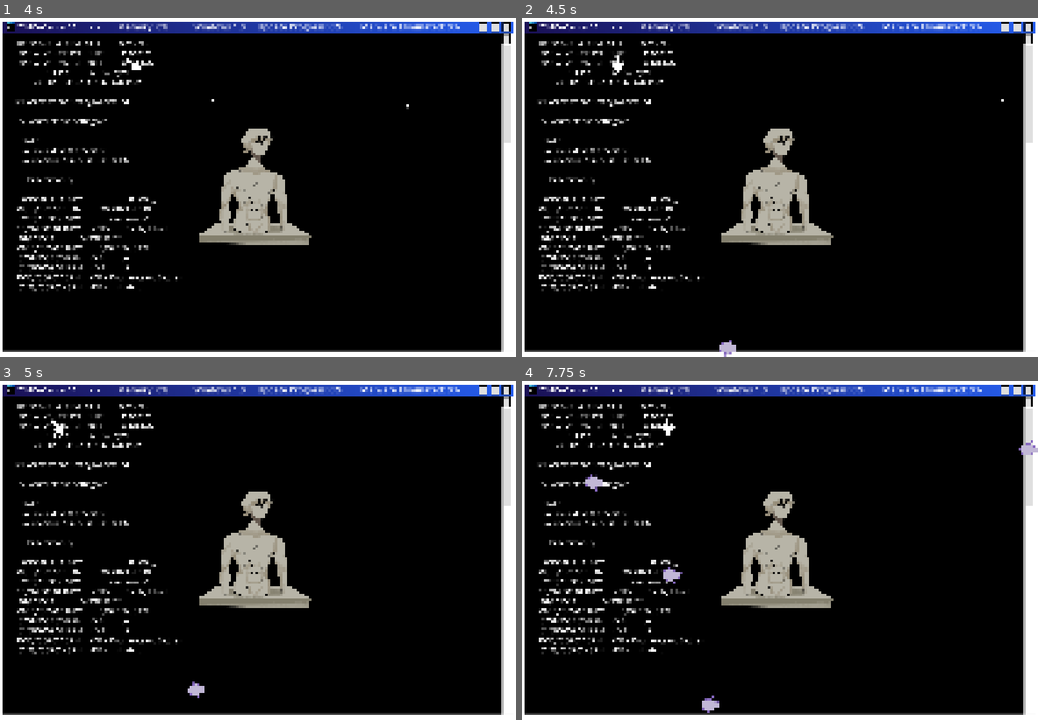
Above: before the commit, frames 1-4 (two rows, left to right).
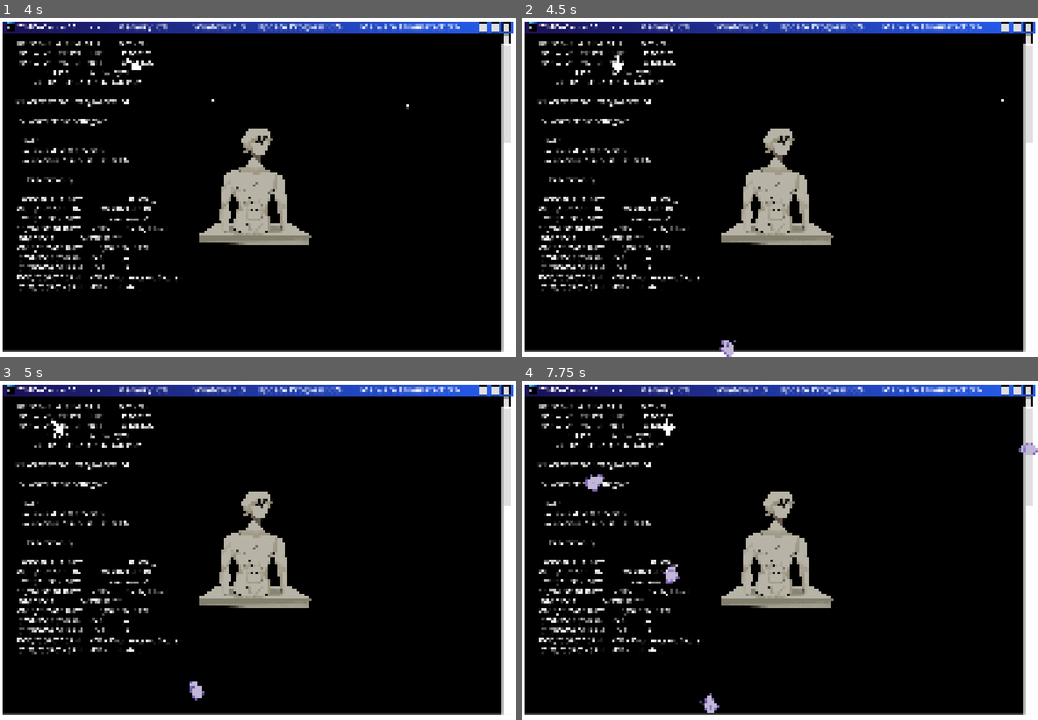
Above: after the commit, the same moments.

Repository: HaroldHuynh/2026GameJam
Game: Godot game, scene res://levels/level_1.tscn
Same seed, same stepped clock (60 frames per second), same inputs: the game is played once before the commit and once after it.
Inputs (mouse positions are in pixels of both pictures, inside the frame that each line leads up to):
- Up to frame 1 (4 s): tap Enter at 0.5, 1.35, 2.85 s; move the mouse to (371, 170) at 0.52 s; hold D (right) 0.53-1.28 s; tap Space (attack) at 0.6, 2.1, 3.6 s; move the mouse to (154, 204) at 1.27 s; hold S (down) 1.28-2.03 s; move the mouse to (309, 112) at 2.02 s; hold D (right) 2.03-2.78 s; move the mouse to (232, 255) at 2.77 s; hold W (up) 2.78-3.53 s; move the mouse to (412, 238) at 3.52 s; hold A (left) from 3.53 s (still down)
- Up to frame 2 (4.5 s): keep holding A (left); move the mouse to (625, 136) at 4.27 s; tap Enter at 4.35 s
- Up to frame 3 (5 s): keep holding A (left)
- Up to frame 4 (7.75 s): move the mouse to (805, 550) at 5.02 s; release A (left) at 5.03 s; hold S (down) 5.03-5.78 s; tap Space (attack) at 5.1, 6.6 s; move the mouse to (702, 465) at 5.77 s; hold D (right) 5.78-6.53 s; tap Enter at 5.85, 7.35 s; move the mouse to (893, 533) at 6.52 s; hold W (up) 6.53-7.28 s; move the mouse to (676, 567) at 7.27 s; hold D (right) from 7.28 s (still down)

Frame 1 is identical in both runs. In frame 2, less than 0.1% of the frame differs, in the area x 38-42%, y 95-100%; in frame 3, less than 0.1%; in frame 4, 0.3%, in the area x 12-100%, y 17-98%.

Commit message:
fix enemy facing player

Diff:
--- a/enemy/enemy.gd
+++ b/enemy/enemy.gd
@@ -20,6 +20,7 @@
 	direction = direction.normalized()
 	velocity = direction * speed
 	move_and_slide()
+	look_at(player.position)
 
 func die():
 	alive = false
